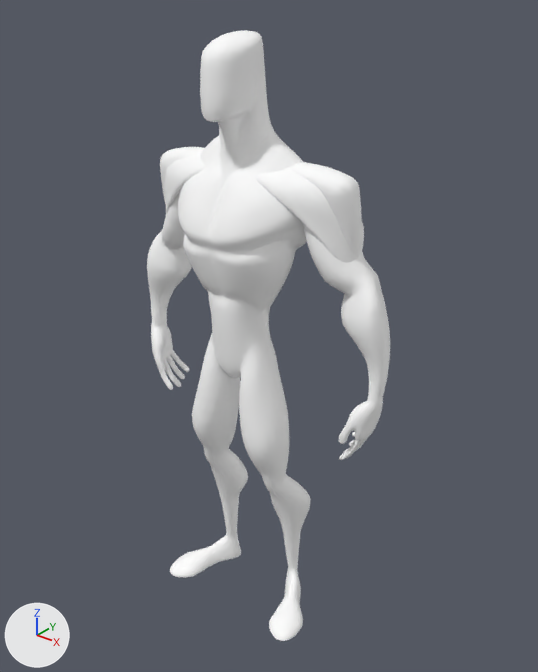
Two versions of the glTF model Scenes/WalkingPlayer/skinny_male/scene.gltf, one commit apart.
One viewpoint serves both versions: a camera (50 mm lens) standing at (19.5, -22.5, 28.2) and looking at (0.9, 0.8, 13.7). Lighting does not change. The marker at lower left points along +X, +Y and +Z. Vertices at the same position are counted once.

The scene before the commit, as lines of its bpy script (objects in view):
```python
me_object_0 = bpy.data.meshes.new('Object_0')
me_object_0.from_pydata(...)  # 11407 vertices, 22654 faces; spans x -6.4..6.9, y -26.3..0.1, z -2.5..2.2
me_object_0.materials.append(mat_material_0)  # white #ffffff
ob_object_2 = bpy.data.objects.new('Object_2', me_object_0)
ob_object_2.parent = ob_skinny_male__obj_cleaner_materialmerger_gles
ob_object_2.location = (0.0, 0.0, 0.0)
ob_sketchfab_model = bpy.data.objects.new('Sketchfab_model', None)
ob_sketchfab_model.location = (0.0, 0.0, 0.0)
ob_sketchfab_model.rotation_euler = (-1.571, 0.0, 0.0)  # degrees (-90, 0, 0)
```
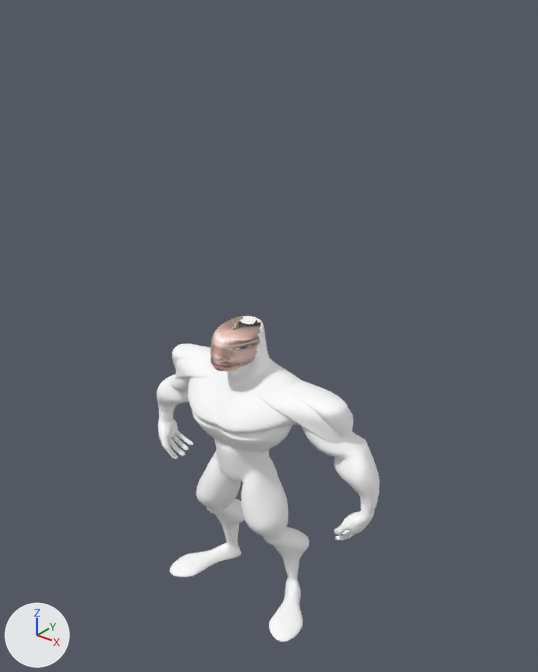
ob_sketchfab_model is not drawn itself; it is the parent of ob_skinny_male__obj_cleaner_materialmerger_gles.

Pixel boxes (x1, y1, x2, y2) of what changed, in the pictures (538 x 672 px):
'Object_2', surface changed, rescaled (grey to white, 9% narrower, 47% shorter): before (147, 30, 390, 641); after (157, 316, 379, 642)
part 1 of me_object_0, recoloured: before (200, 32, 259, 121); after (210, 316, 261, 371)

Patch to the scene script:
```diff
--- a/Scenes/WalkingPlayer/skinny_male/scene.gltf.py
+++ b/Scenes/WalkingPlayer/skinny_male/scene.gltf.py
@@ img_12 @@
+img_12 = load_image('12', '12.png', 128, 128, 'sRGB')
@@ mat_material_001 @@
+mat_material_001 = principled_material('Material.001')
+mat_material_001.texture = img_12
@@ me_object_0 @@
 me_object_0.from_pydata(...)  # 11407 vertices, 22654 faces; spans x -6.4..6.9, y -26.3..0.1, z -2.5..2.2
 # used by ob_object_2; parent = ob_skinny_male__obj_cleaner_materialmerger_gles; location = (0.0, 0.0, 0.0)
+# me_object_0 part 1: 414 faces spanning x -1.0..1.0, y -26.2..-23.3, z -1.7..0.7 switch from mat_material_0 (white #ffffff) to mat_material_001 (picture img_12)
@@ ob_sketchfab_model @@
 ob_sketchfab_model.rotation_euler = (-1.571, 0.0, 0.0)  # degrees (-90, 0, 0)
+ob_sketchfab_model.scale = (1.0, 0.546, 1.0)
```
